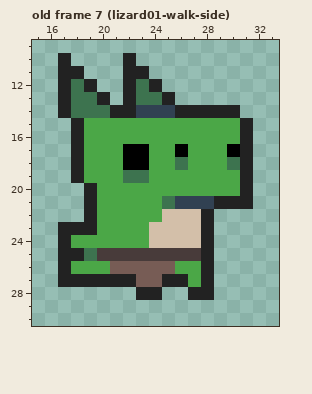
File history of a pixel-art file, resources/lizard01.aseprite. The picture above was drawn from the file before the commit.
48x48 pixels, 9 frames. Shown: old frame 7 (lizard01-walk-side): x 15..33, y 9..30.
After:
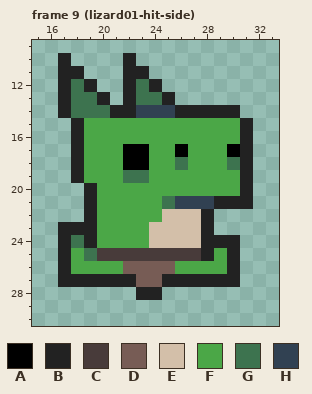
Palette (. is transparent): A #000000  B #222222  C #483b3a  D #775c55  E #d3bfa9  F #4ba747  G #3d734f  H #314152
A new or re-ordered frame is compared with the old frame closest to it.
Edits made:
frames 9 -> 10
Frame 9 (lizard01-hit-side) is new; against old frame 7 (lizard01-walk-side):
y 24: x 18..19 FF -> GB; x 29..30 .. -> BB
y 25: x 18 B -> F; x 29..30 .. -> FB
y 26: x 21 D -> F; x 28..30 B.. -> FFB
y 27: x 27 F -> B; x 29..30 .. -> BB
y 28: x 27..28 BB -> ..
Changed places in both pictures, as pixel boxes (x1, y1, x2, y2):
changed: (71, 235, 123, 274)
changed: (188, 235, 240, 300)
